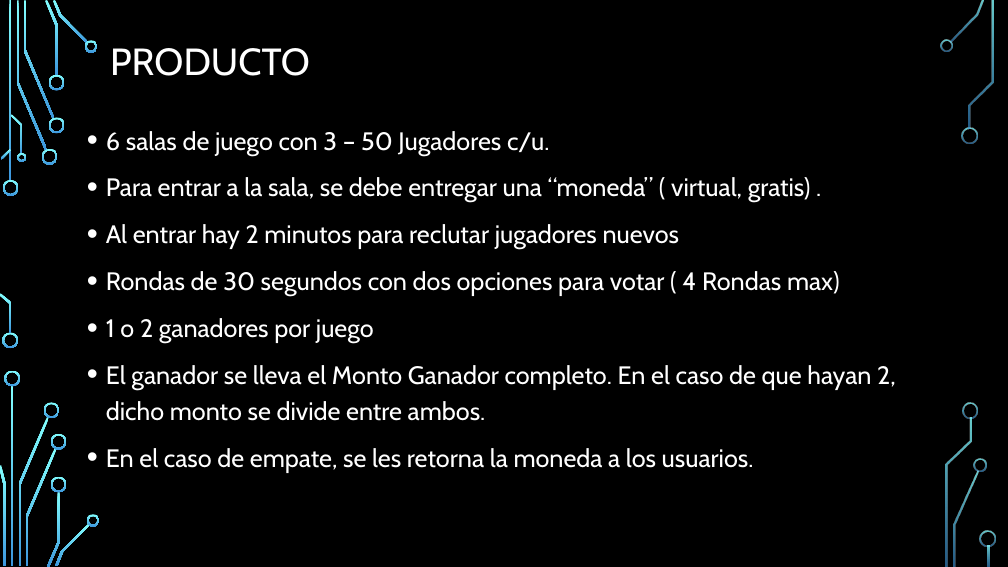
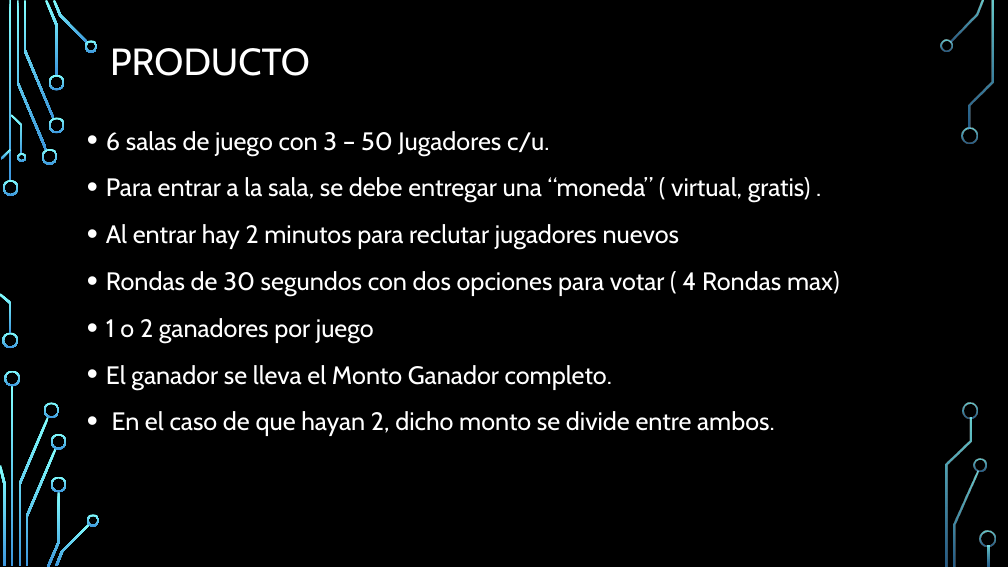
Before and after one commit to igalrevich/Minority-Proyecto-final-6IA-2017-, a slide deck: slide 5 of Presentacion final/PresentacionFinalMinority.pptx. Drawn at 1008x567 pixels with LibreOffice and Linux fonts; fonts in the diff are those of the drawing; background and template pictures are left out. Boxes give left, top, right and bottom in pixels: in the first picture for what was removed or moved away, otherwise in the second. Text is boxed around its words. In the diff, an @@ line names an element or a change of style, - is before the commit and + after.

```diff
--- a/Presentacion final/PresentacionFinalMinority.pptx
+++ b/Presentacion final/PresentacionFinalMinority.pptx
@@ text at box(106, 365, 775, 436): text changed @@
-• El ganador se lleva el Monto Ganador completo. En el caso de que hayan 2, dicho monto se divide entre ambos.
-• En el caso de empate, se les retorna la moneda a los usuarios.
+• El ganador se lleva el Monto Ganador completo.
+• En el caso de que hayan 2, dicho monto se divide entre ambos.
```
Also in this commit, not shown: 1 other slide changed, 1 other file.
